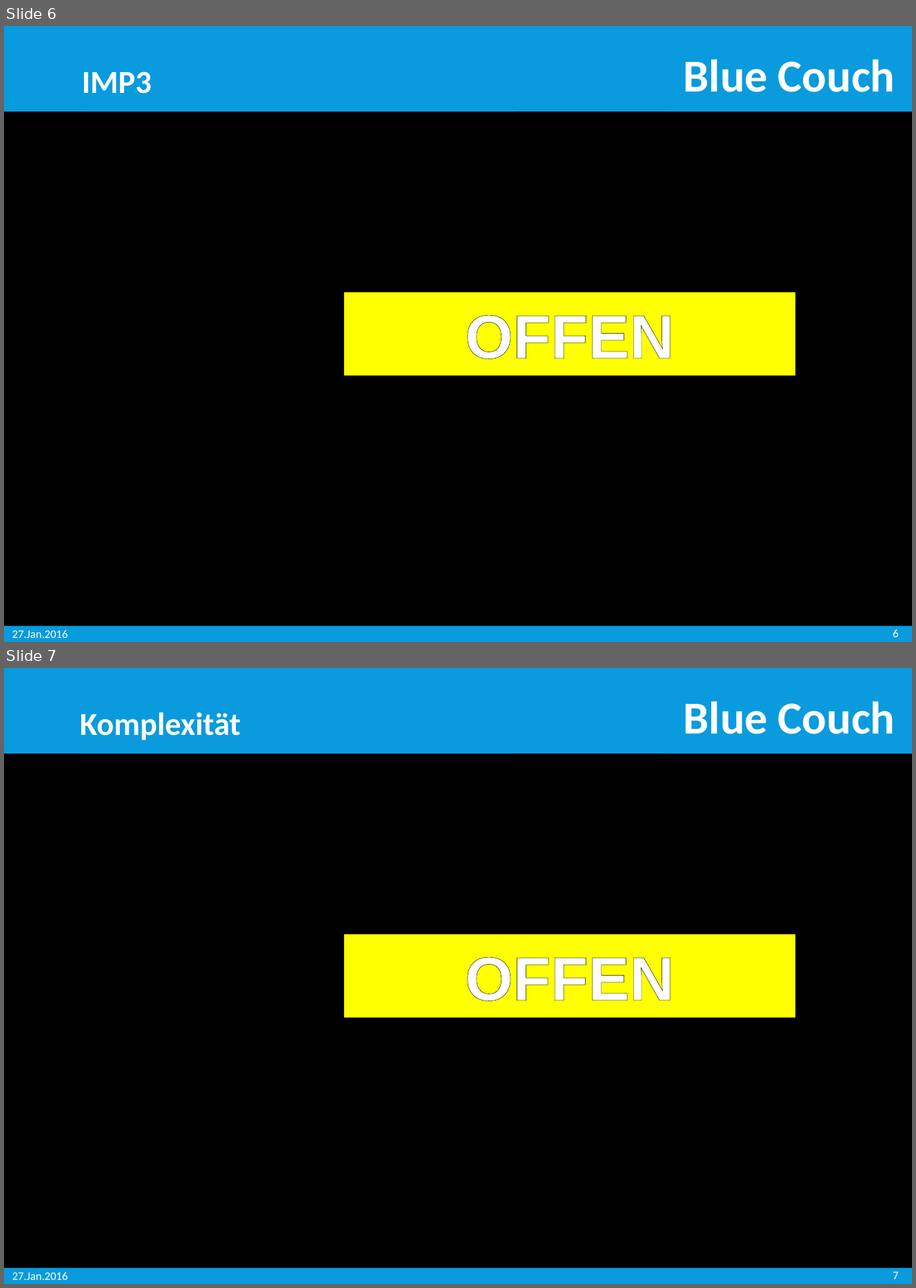
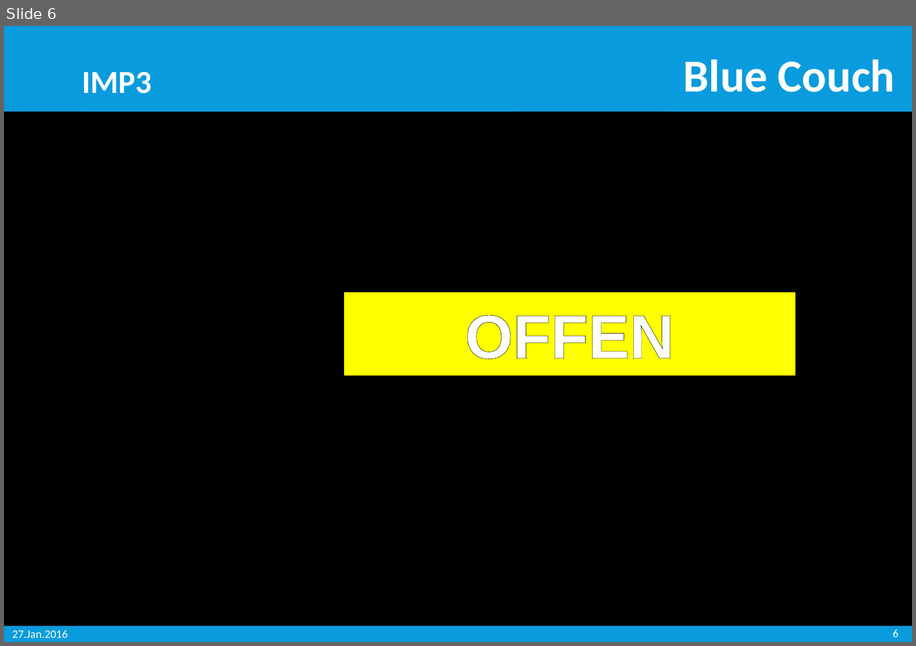
Before and after one commit to Misurecp94/SWE_SocialNetwork, a slide deck: 1_Präsentationen/SWE_BlueCouch_Endpräsentation.pptx. Shown one above the other, each under a label of ours: slides 6 and 7 before the commit, slide 6 after it. The pictures are 916x1288 and 916x646 pixels, drawn with LibreOffice and Linux fonts; fonts in the diff are those of the drawing; background and template pictures are left out. Boxes give left, top, right and bottom in pixels: in the first picture for what was removed or moved away, otherwise in the second. Text is boxed around its words. In the diff, an @@ line names an element or a change of style, - is before the commit and + after.

```diff
--- a/1_Präsentationen/SWE_BlueCouch_Endpräsentation.pptx
+++ b/1_Präsentationen/SWE_BlueCouch_Endpräsentation.pptx
@@ slide 7 removed at [4,668,912,1284], background picture (left out); not listed: 5 template elements that a slide beside it also shows @@
@@ rectangle removed at [80,691,515,754] @@
-Komplexität
@@ rectangle removed at [344,935,796,1019] @@
-OFFEN
@@ page number removed at [893,1272,898,1279] @@
-7
```
Also in this commit, not shown: 1 slide changed, 3 slides added, 1 other slide removed, 1 other file.
